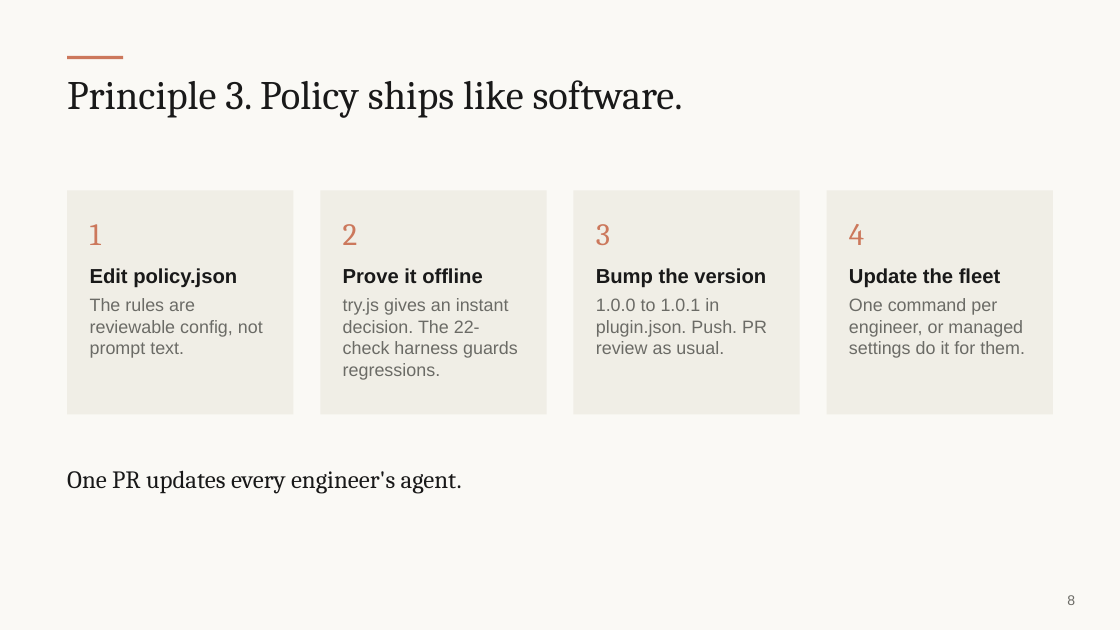
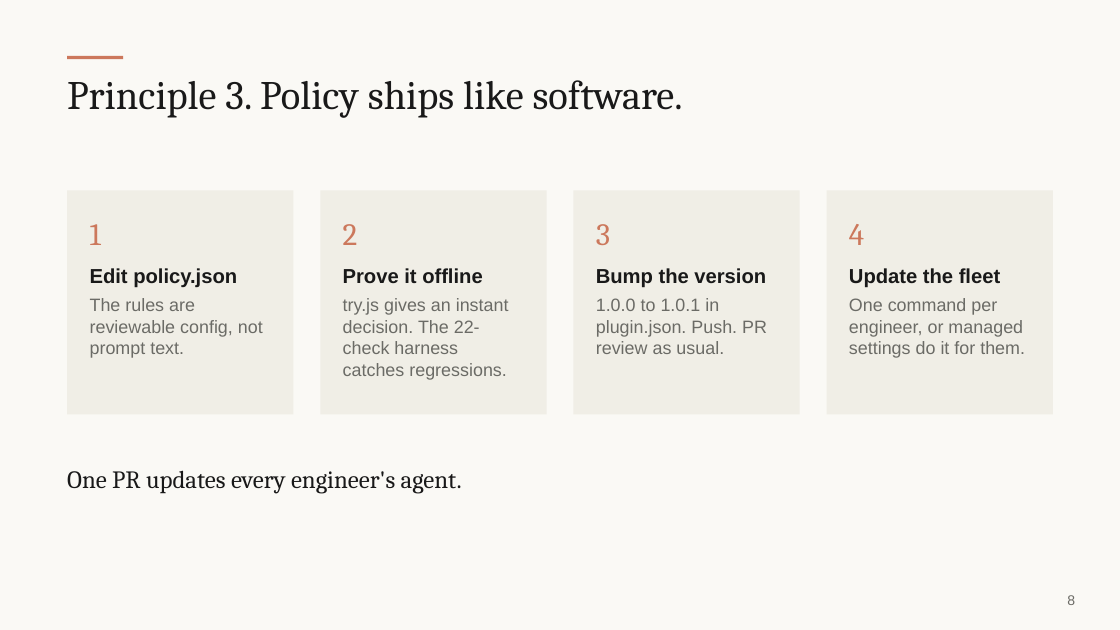
Before and after one commit to andymadson/data-platform-pack, a slide deck: slide 8 of enablement/deck/presentation-deck.pptx. Drawn at 1120x630 pixels with LibreOffice and Linux fonts; fonts in the diff are those of the drawing. Boxes give left, top, right and bottom in pixels: in the first picture for what was removed or moved away, otherwise in the second. Text is boxed around its words. In the diff, an @@ line names an element or a change of style, - is before the commit and + after.

```diff
--- a/enablement/deck/presentation-deck.pptx
+++ b/enablement/deck/presentation-deck.pptx
@@ text at [343, 298, 509, 380]: text changed @@
-try.js gives an instant decision. The 22-check harness guards regressions.
+try.js gives an instant decision. The 22-check harness catches regressions.
```
Also in this commit, not shown: 1 other slide changed, 9 other files.
